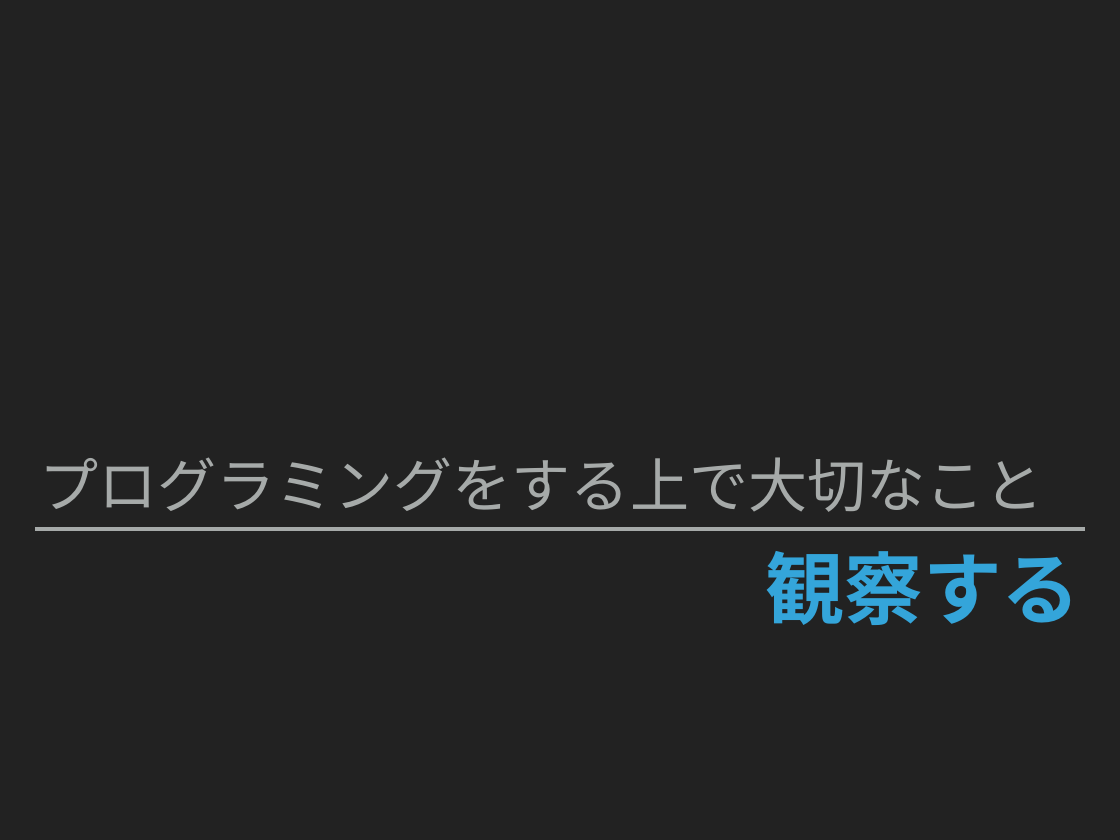
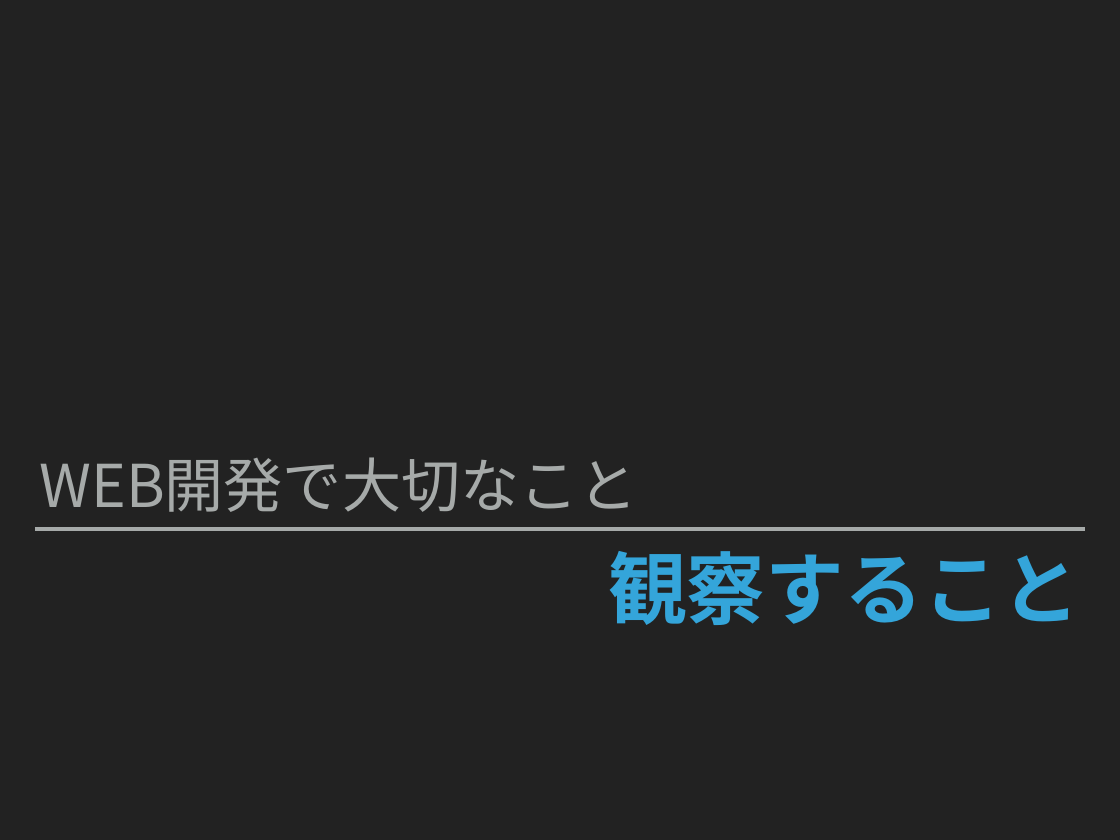
Before and after one commit to nadollin/Web-Education, a slide deck: slide 13 of Lecture 1/WebEducation Lecture1_jp.pptx. Drawn at 1120x840 pixels with LibreOffice and Linux fonts; fonts in the diff are those of the drawing. Boxes give left, top, right and bottom in pixels: in the first picture for what was removed or moved away, otherwise in the second. Text is boxed around its words. In the diff, an @@ line names an element or a change of style, - is before the commit and + after.

```diff
--- a/Lecture 1/WebEducation Lecture1_jp.pptx
+++ b/Lecture 1/WebEducation Lecture1_jp.pptx
@@ text at <box>39,457,637,512</box>: text changed @@
-プログラミングをする上で大切なこと
+WEB開発で大切なこと
@@ title at <box>608,551,1081,625</box>: text changed @@
-観察する
+観察すること
```
Also in this commit, not shown: 9 other slides changed, 1 slide added, 3 slides removed, 1 other file.
